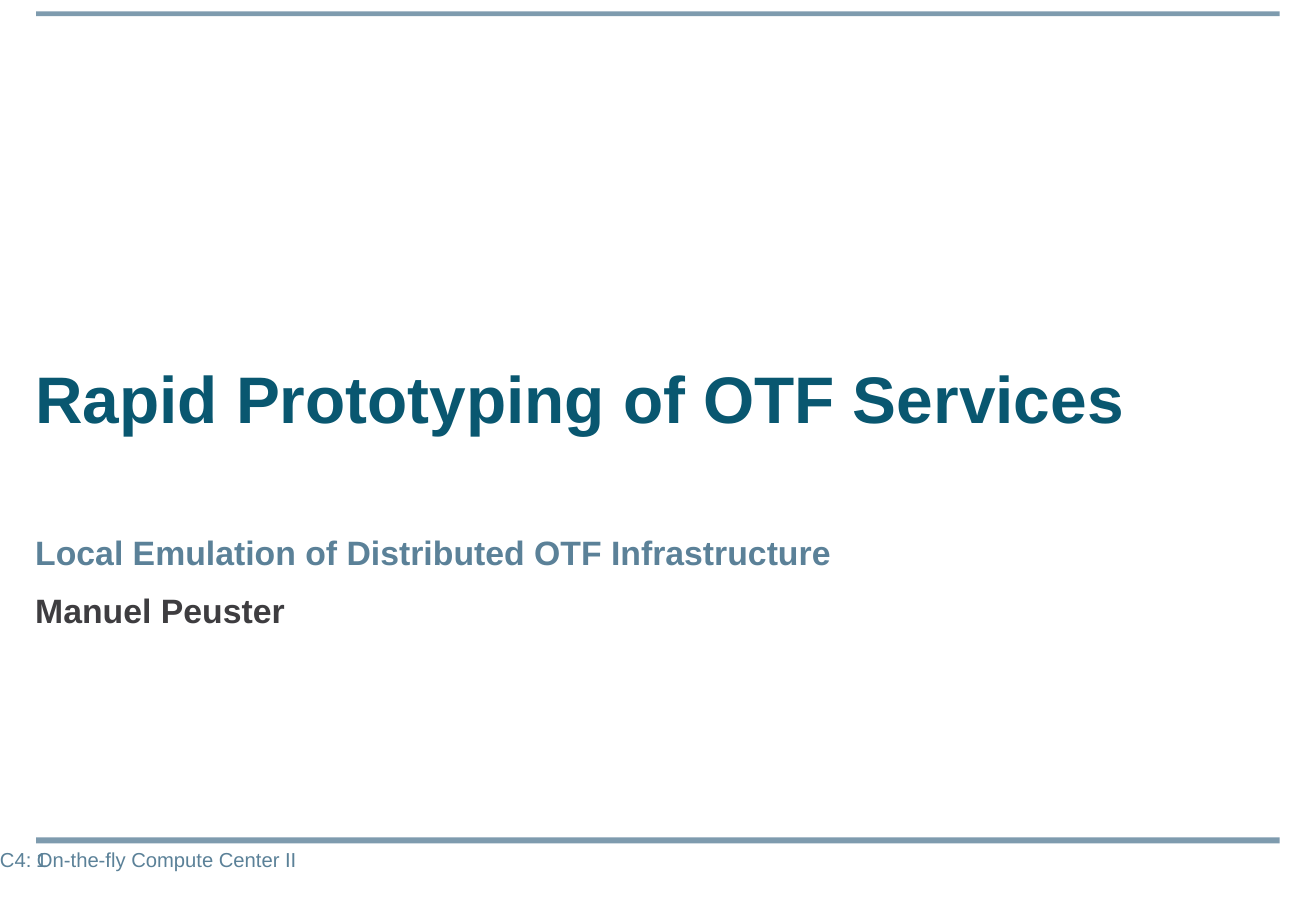
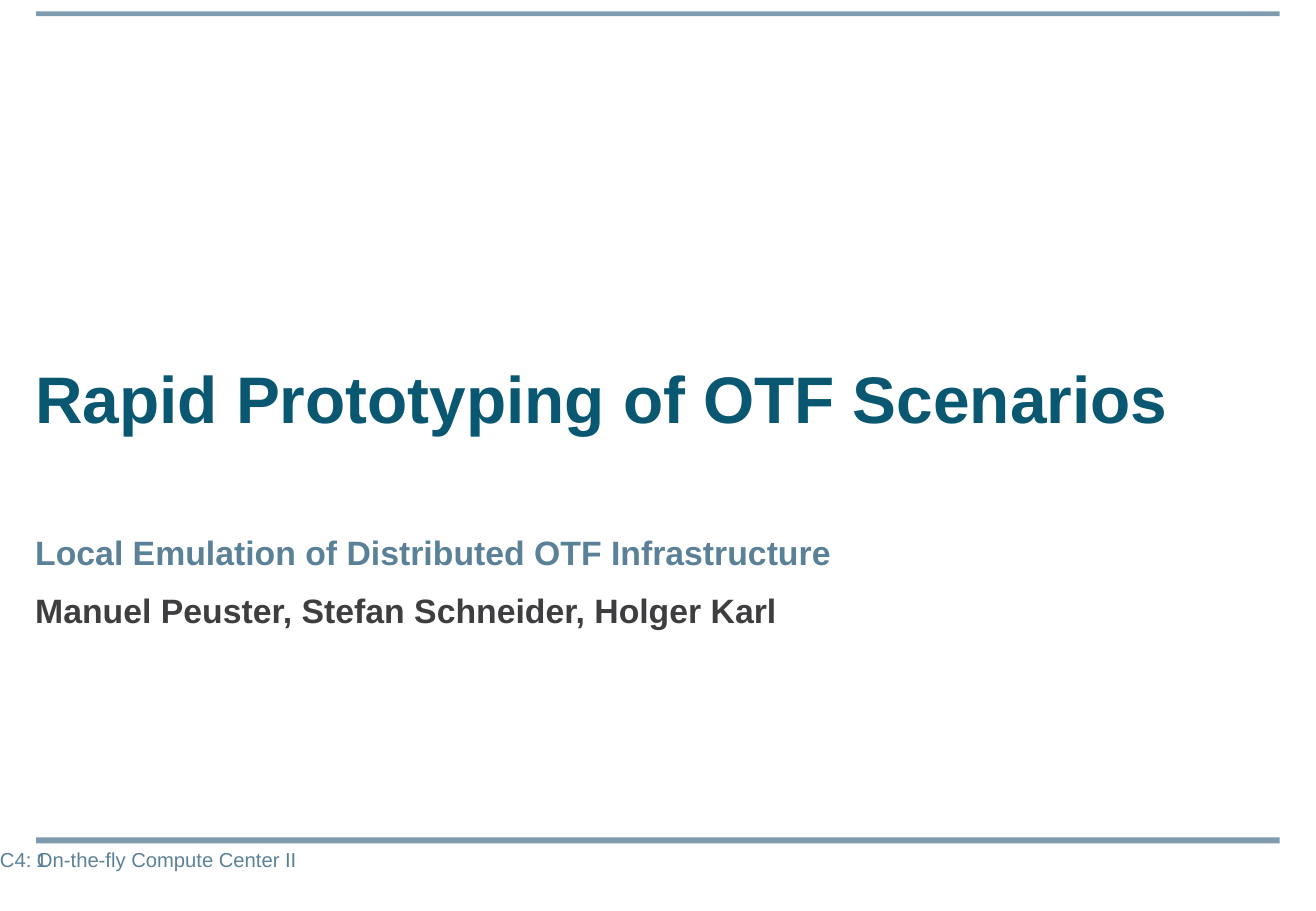
Before and after one commit to CN-UPB/demo-multi-platform-nfv-sdk, a slide deck: slide 1 of slides/sfb-slides.pptx. Drawn at 1316x911 pixels with LibreOffice and Linux fonts; fonts in the diff are those of the drawing; background and template pictures are left out. Boxes give left, top, right and bottom in pixels: in the first picture for what was removed or moved away, otherwise in the second. Text is boxed around its words. In the diff, an @@ line names an element or a change of style, - is before the commit and + after.

Commit message:
Updated slides for video

```diff
--- a/slides/sfb-slides.pptx
+++ b/slides/sfb-slides.pptx
@@ title at (x1=35, y1=375, x2=1167, y2=435): text changed @@
-Rapid Prototyping of OTF Services
+Rapid Prototyping of OTF Scenarios
@@ subtitle at (x1=35, y1=598, x2=777, y2=630): text changed @@
-Manuel Peuster
+Manuel Peuster, Stefan Schneider, Holger Karl
```
